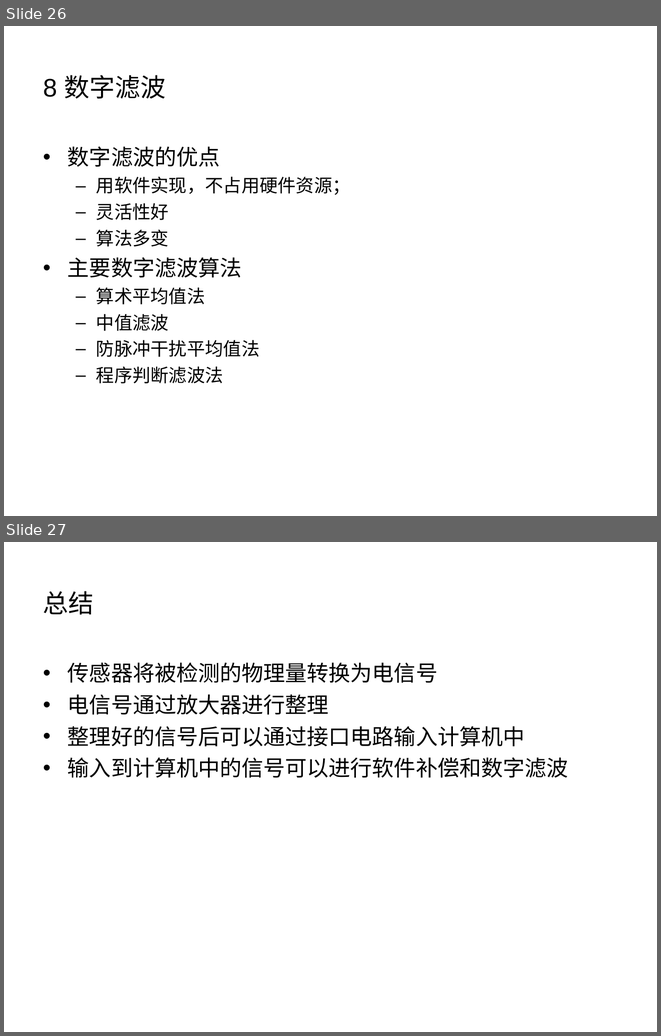
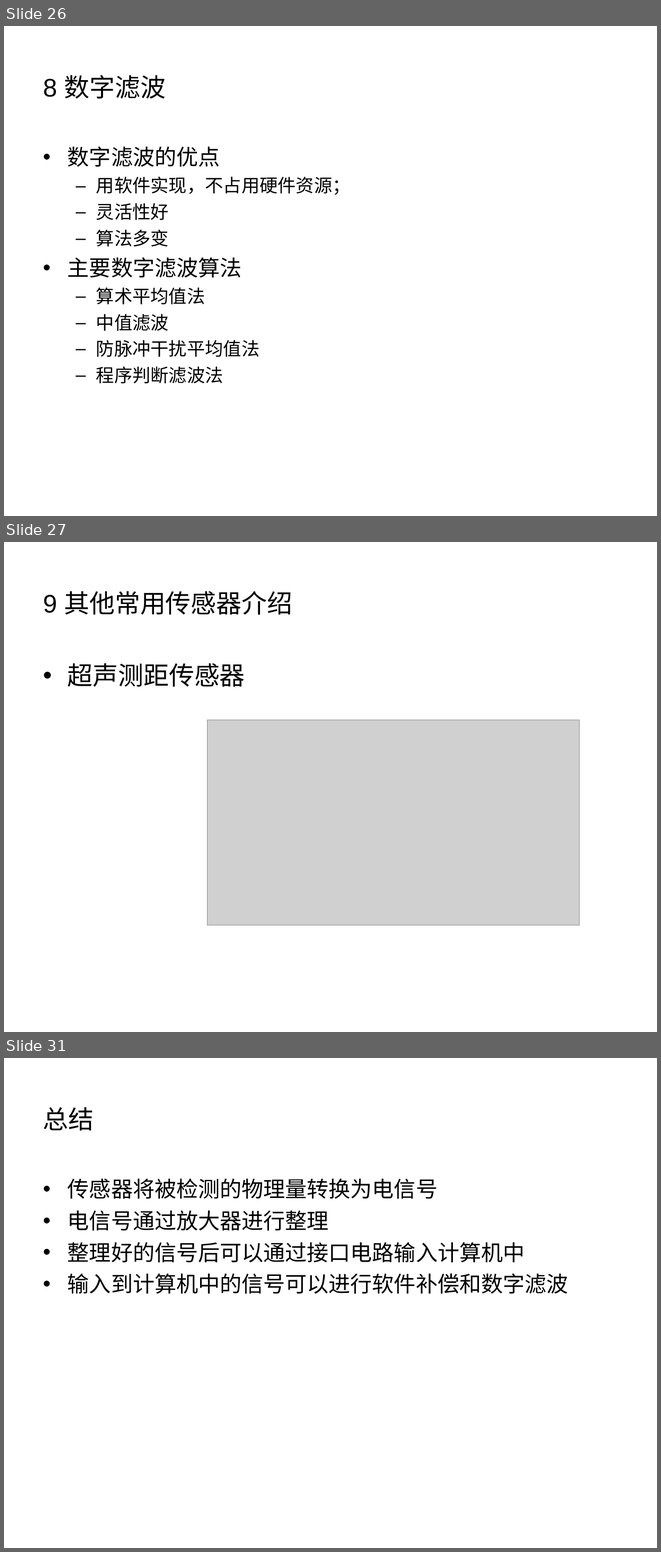
Before and after one commit to origin2007/mechatronic_system_design, a slide deck: 3-传感器.ppt. Shown one above the other, each under a label of ours: slides 26 and 27 before the commit, slides 26, 27 and 31 after it; the slides between them are not shown. The pictures are 661x1036 and 661x1552 pixels, drawn with LibreOffice and Linux fonts; fonts in the diff are those of the drawing; grey boxes stand for pictures; background and template pictures are left out. Boxes give left, top, right and bottom in pixels: in the first picture for what was removed or moved away, otherwise in the second. Text is boxed around its words. In the diff, an @@ line names an element or a change of style, - is before the commit and + after.

```diff
--- a/3-传感器.ppt
+++ b/3-传感器.ppt
@@ slide 27 added at <box>4,542,657,1032</box>, background picture (left out) @@
@@ title added at <box>43,591,293,615</box>, 28 pt, text #000000 @@
+9 其他常用传感器介绍
@@ text added at <box>68,663,245,687</box>, 28 pt, text #000000 @@
+• 超声测距传感器
@@ picture added at <box>207,720,579,925</box> @@
@@ what was slide 27 is now slide 31 @@
```
Also in this commit, not shown: 1 slide changed, 3 other slides added, 7 other files.
